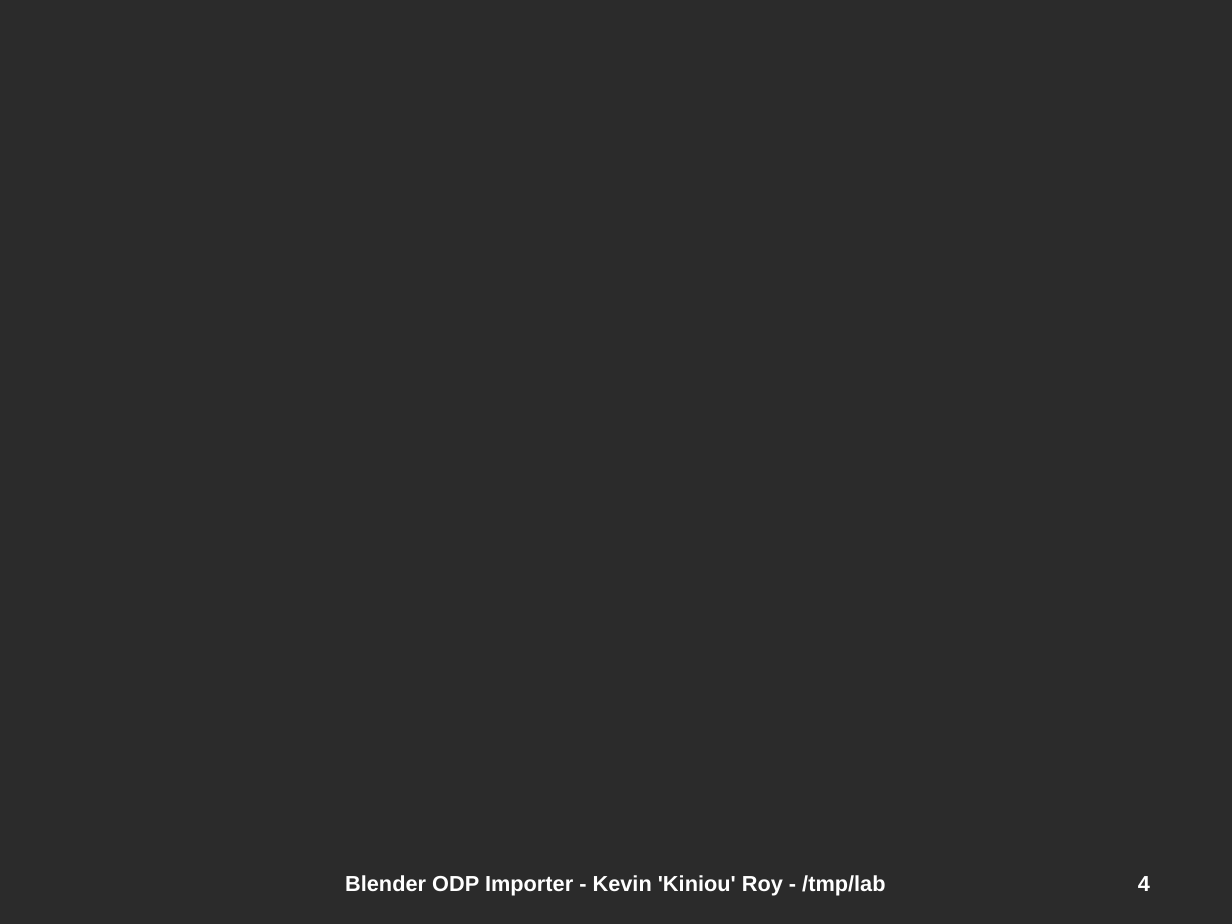
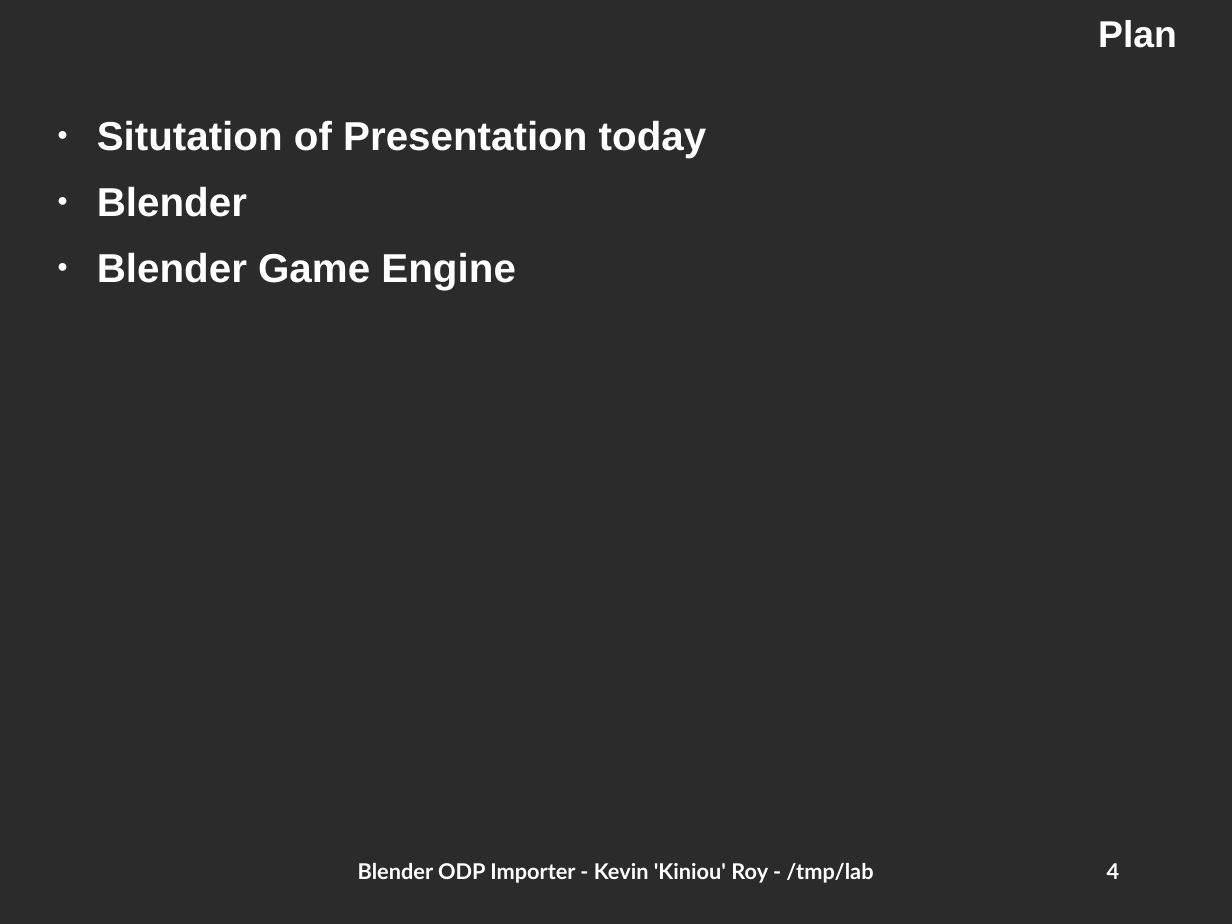
Before and after one commit to kiniou/blender-smooth-slides, a slide deck: slide 4 of import/doc/HSF2009.odp. Drawn at 1232x924 pixels with LibreOffice and Linux fonts; fonts in the diff are those of the drawing; background and template pictures are left out; a plain dark background stands for a picture behind light text. Boxes give left, top, right and bottom in pixels: in the first picture for what was removed or moved away, otherwise in the second. Text is boxed around its words. In the diff, an @@ line names an element or a change of style, - is before the commit and + after.

Commit message:
Road to get ODP Styles working (5)
    * Added Background image on pages

```diff
--- a/import/doc/HSF2009.odp
+++ b/import/doc/HSF2009.odp
@@ title added at (1098,20,1177,48), 24 pt, text #FFFFFF, bold @@
+Plan
@@ text added at (97,120,707,290), 26 pt, text #FFFFFF, bold @@
+● Situtation of Presentation today
+● Blender
+● Blender Game Engine
@@ text "Blender ODP Importer - Kevin ...": place and size @@
-text "Blender ODP Importer - Kevin ..." at (345,875,885,896)
+text "Blender ODP Importer - Kevin ..." at (358,863,873,883)
@@ text "Blender ODP Importer - Kevin ..." at (358,863,873,883): font Arial to Lato, letter outline #FFFFFF 0.75 pt to none; vertical alignment middle to top @@
@@ page number at (1107,863,1120,879): font Arial to Lato, letter outline #FFFFFF 0.75 pt to none; vertical alignment middle to top @@
@@ page number: place and size @@
-page number at (1138,876,1150,891)
+page number at (1107,863,1120,879)
```
Also in this commit, not shown: 21 other slides changed, 1 slide added, 1 slide removed, 3 other files.
